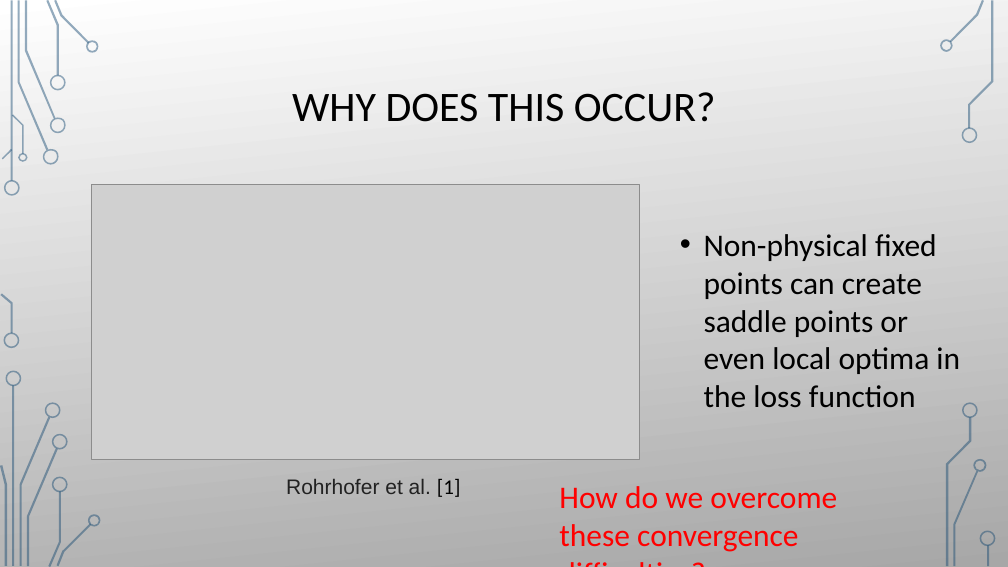
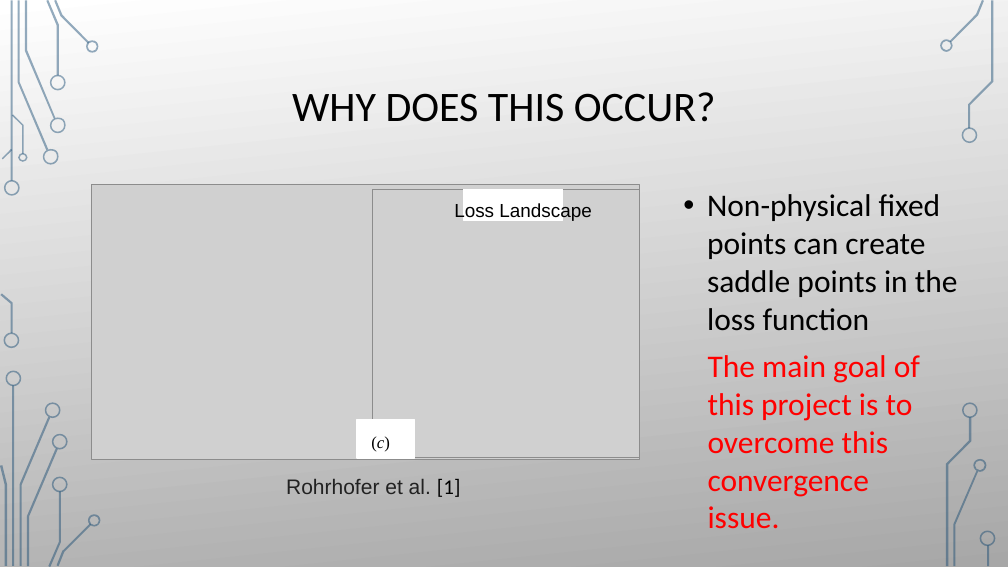
Before and after one commit to damienbeecroft/pnnl_research, a slide deck: slide 6 of MFFBPINNs.pptx (slide 5 before the commit). Drawn at 1008x567 pixels with LibreOffice and Linux fonts; fonts in the diff are those of the drawing; grey boxes stand for pictures; background and template pictures are left out. Boxes give left, top, right and bottom in pixels: in the first picture for what was removed or moved away, otherwise in the second. Text is boxed around its words. In the diff, an @@ line names an element or a change of style, - is before the commit and + after.

Commit message:
Worked on the project proposal

```diff
--- a/MFFBPINNs.pptx
+++ b/MFFBPINNs.pptx
@@ picture added at box(373, 189, 639, 457) @@
@@ text added at box(454, 202, 591, 221), 18 pt, text #000000 @@
+Loss Landscape
@@ rectangle added at box(464, 189, 563, 221), fill #FFFFFF, outline #FFFFFF 1.25 pt @@
@@ text at box(707, 194, 958, 331): text changed @@
-• Non-physical fixed points can create saddle points or even local optima in the loss function
+• Non-physical fixed points can create saddle points in the loss function
@@ text at box(708, 355, 920, 497): text changed @@
-How do we overcome these convergence difficulties?
+The main goal of this project is to overcome this convergence issue.
@@ rectangle added at box(357, 420, 414, 458), fill #FFFFFF, outline #FFFFFF 1.25 pt @@
@@ text added at box(371, 436, 390, 452), 16 pt, text #000000 @@
+(c)
```
Also in this commit, not shown: 8 other slides changed, 2 slides added, 14 other files.
